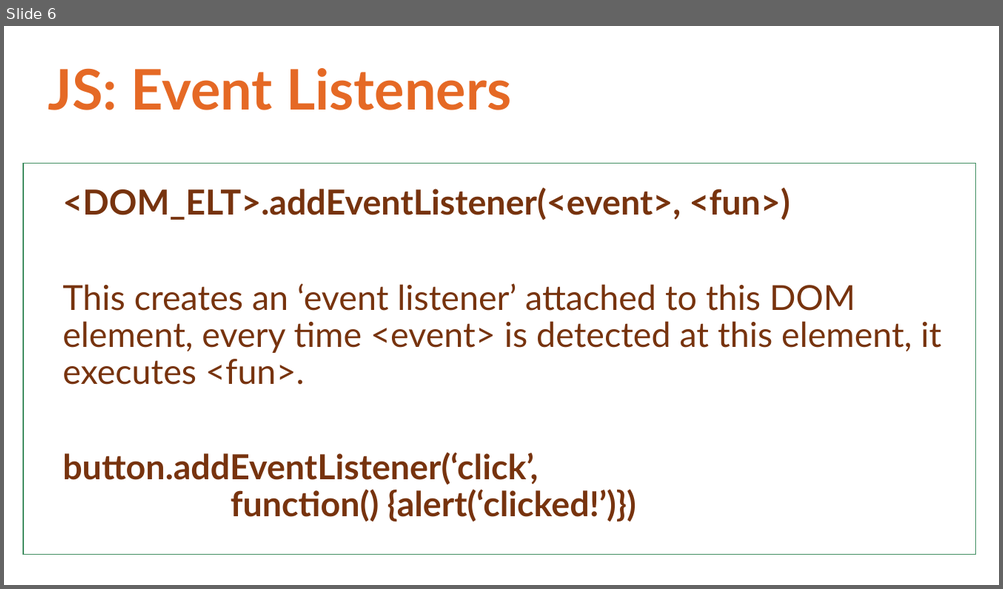
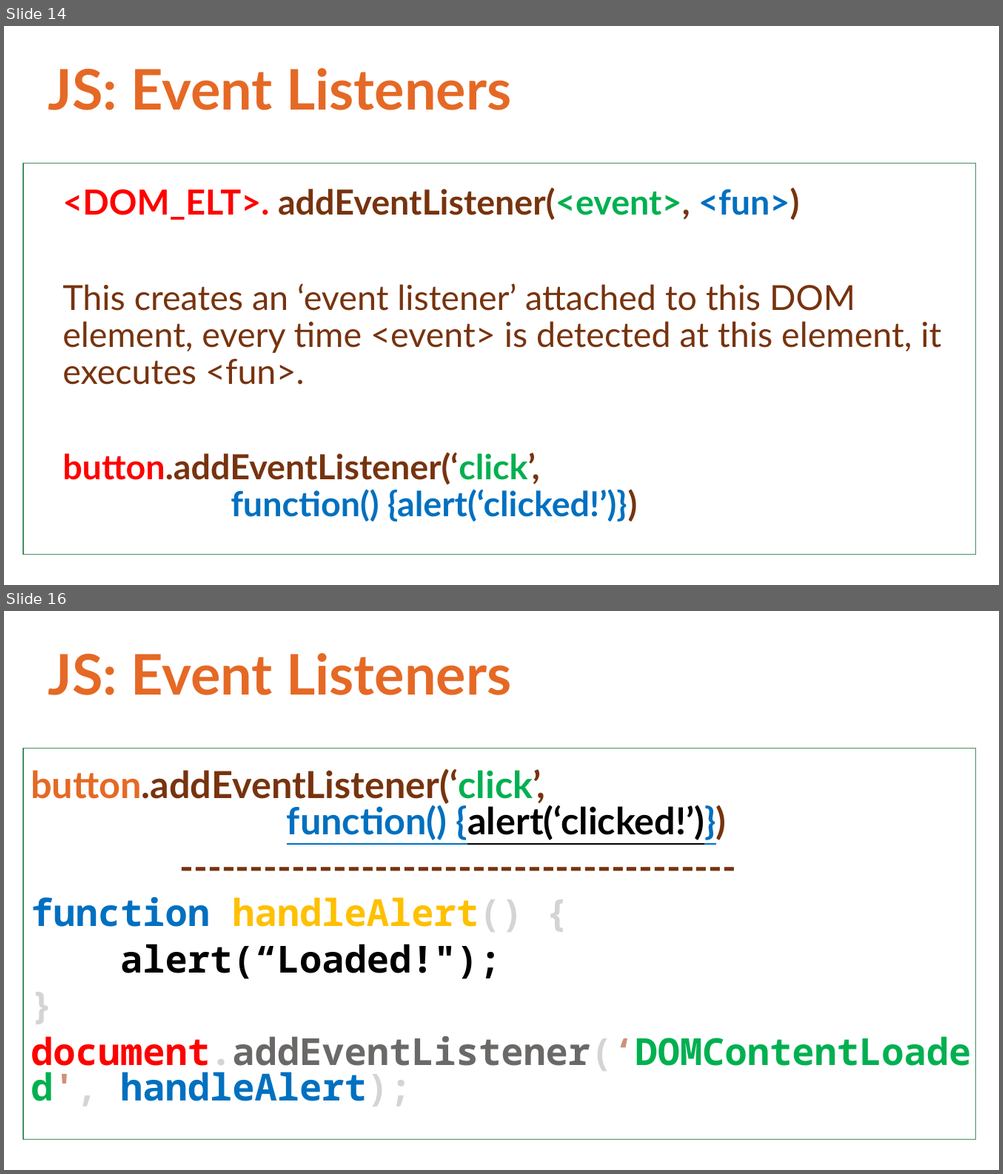
Before and after one commit to ACHolmes/CS50TF-2022F, a slide deck: lab8/CS50 Lab 8.pptx. Shown one above the other, each under a label of ours: slide 6 before the commit, slides 14 and 16 after it; the slides between them are not shown. The pictures are 1003x589 and 1003x1174 pixels, drawn with LibreOffice and Linux fonts; fonts in the diff are those of the drawing; background and template pictures are left out. Boxes give left, top, right and bottom in pixels: in the first picture for what was removed or moved away, otherwise in the second. Text is boxed around its words. In the diff, an @@ line names an element or a change of style, - is before the commit and + after.

```diff
--- a/lab8/CS50 Lab 8.pptx
+++ b/lab8/CS50 Lab 8.pptx
@@ slide 16 added at (x1=4, y1=611, x2=999, y2=1170), background #FFFFFF @@
@@ title added at (x1=48, y1=653, x2=511, y2=695), 54 pt, text #E56925, bold @@
+JS: Event Listeners
@@ rectangle added at (x1=23, y1=749, x2=976, y2=1140), fill #FFFFFF, outline #438F63 1 pt @@
@@ text added at (x1=31, y1=769, x2=970, y2=1107), 36 pt, text #77330E, bold @@
+button.addEventListener(‘click’, function() {alert(‘clicked!’)})
+----------------------------------------
+function handleAlert() {
+alert(“Loaded!");
+}
+document.addEventListener(‘DOMContentLoaded', handleAlert);
@@ what was slide 6 is now slide 14 @@
@@ slide 14 changed as well @@
@@ text at (x1=62, y1=187, x2=799, y2=220): spaces changed @@
-<DOM_ELT>.addEventListener(<event>, <fun>)
+<DOM_ELT>. addEventListener(<event>, <fun>)
@@ text at (x1=62, y1=452, x2=637, y2=523): text colour #77330E to #FF0000, text colour #77330E to #00B050 in "button.addEventListener(‘click’,"; text colour #77330E to #0070C0 in "function() {alert(‘clicked!’)})" @@
```
Also in this commit, not shown: 5 other slides changed, 11 other slides added, 4 slides removed, 6 other files.
